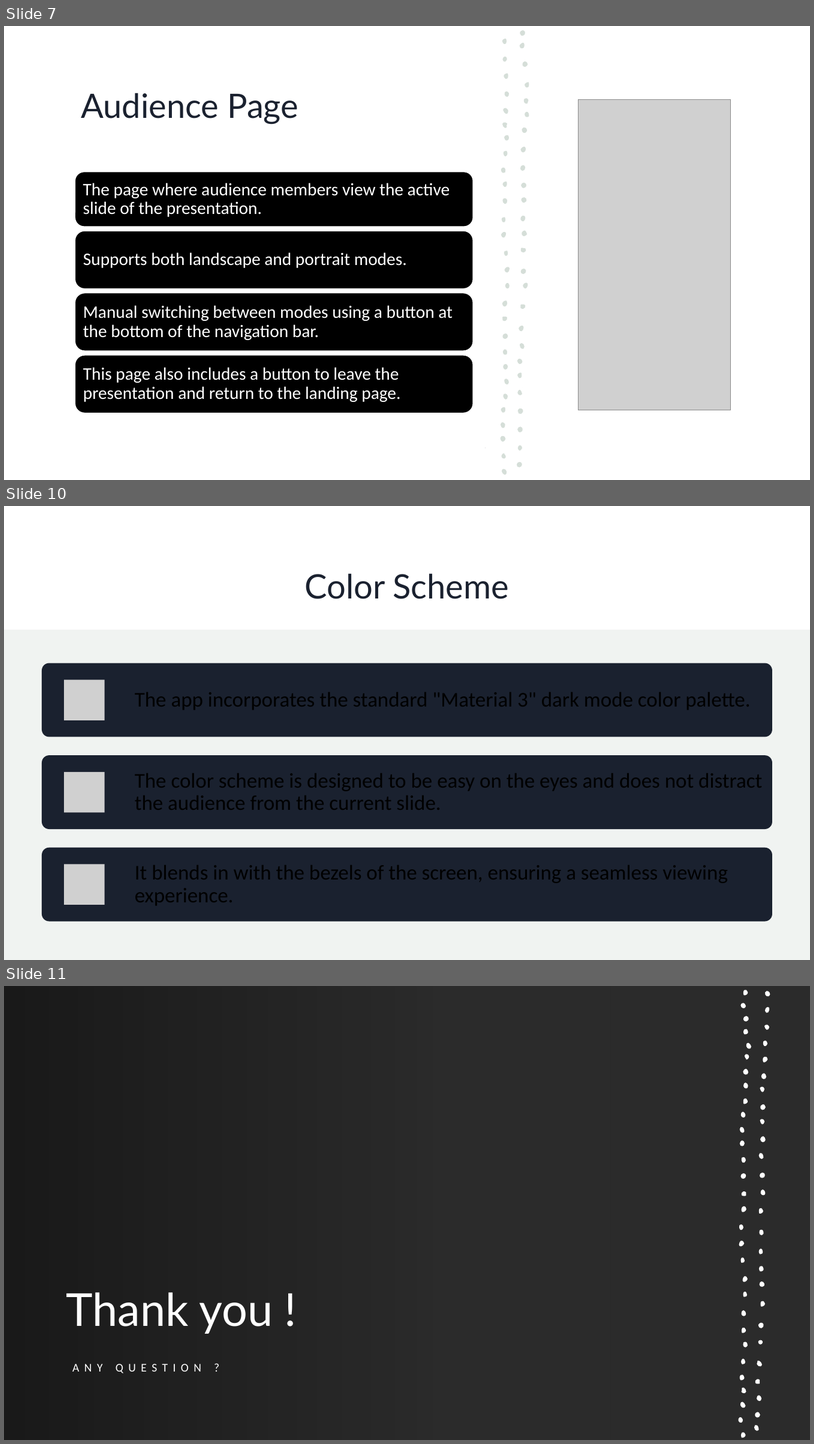
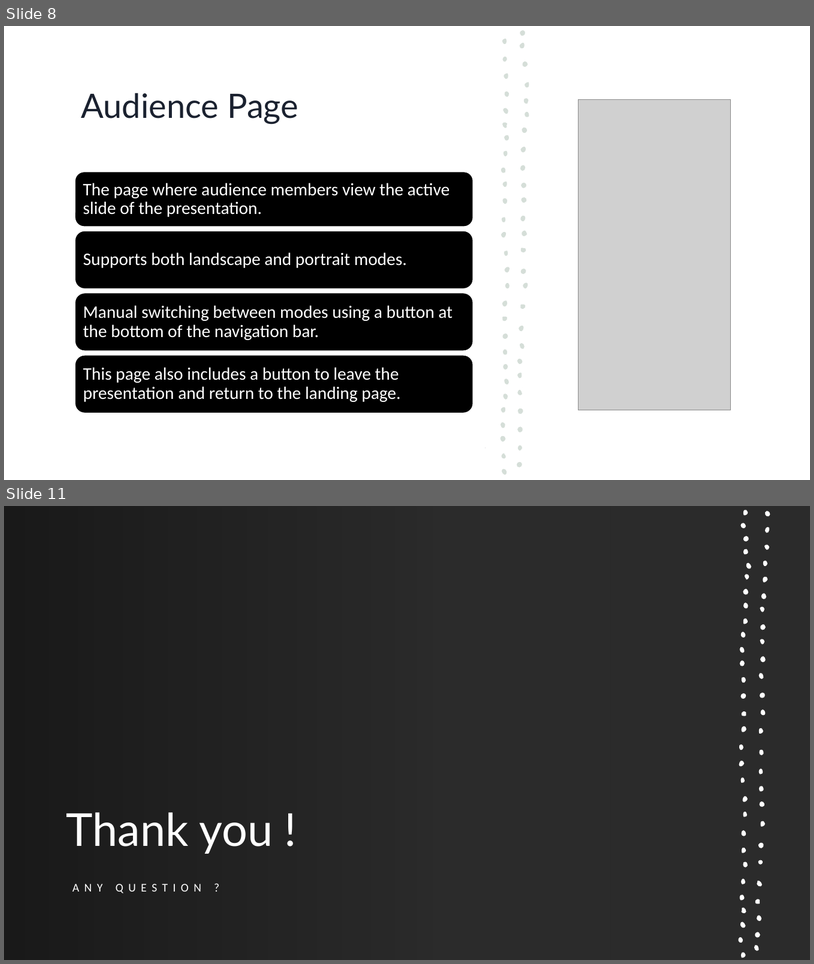
Before and after one commit to fabian-kho/zoom_lite, a slide deck: docs/Präsentation.pptx. Shown one above the other, each under a label of ours: slides 7, 10 and 11 before the commit, slides 8 and 11 after it; the slides between them are not shown. The pictures are 814x1444 and 814x964 pixels, drawn with LibreOffice and Linux fonts; fonts in the diff are those of the drawing; grey boxes stand for pictures; background and template pictures are left out; a plain dark background stands for a picture behind light text. Boxes give left, top, right and bottom in pixels: in the first picture for what was removed or moved away, otherwise in the second. Text is boxed around its words. In the diff, an @@ line names an element or a change of style, - is before the commit and + after.

```diff
--- a/docs/Präsentation.pptx
+++ b/docs/Präsentation.pptx
@@ slide 10 removed at (4,506,810,960), background #FFFFFF; not listed: 1 template element that a slide beside it also shows @@
@@ rectangle removed at (4,506,810,960) @@
@@ title removed at (305,573,509,599) @@
-Color Scheme
@@ rectangle removed at (4,630,810,960) @@
@@ group removed at (42,663,772,921): 3 rounded rectangles, 3 pictures @@
@@ what was slide 7 is now slide 8 @@
```
Also in this commit, not shown: 6 slides changed, 2 slides added, 1 other slide removed.
